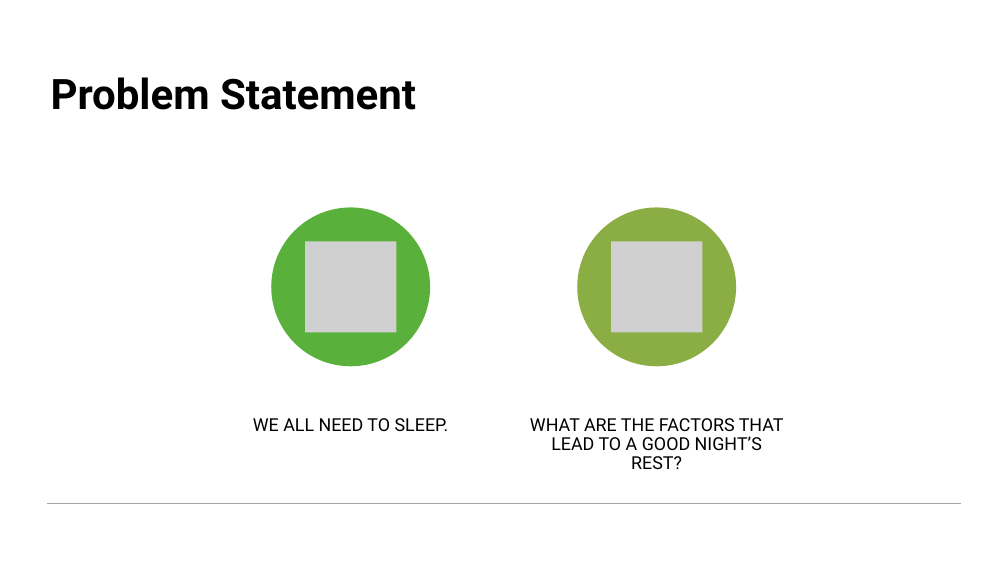
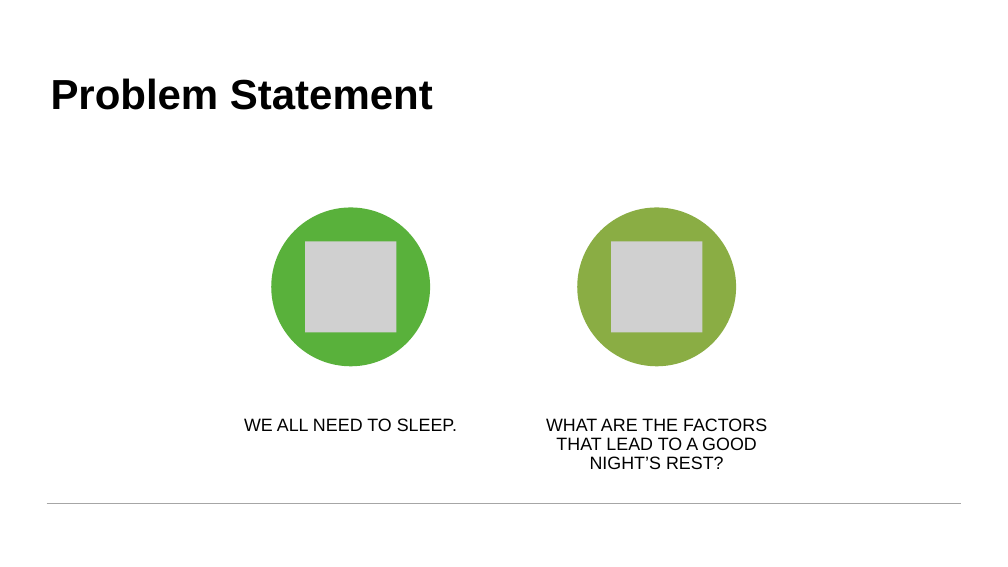
Before and after one commit to mark-earl/AML-PRJ3, a slide deck: slide 2 of deliverables/Presentation.pptx. Drawn at 1008x567 pixels with LibreOffice and Linux fonts; fonts in the diff are those of the drawing; grey boxes stand for pictures. Boxes give left, top, right and bottom in pixels: in the first picture for what was removed or moved away, otherwise in the second. Text is boxed around its words. In the diff, an @@ line names an element or a change of style, - is before the commit and + after.

```diff
--- a/deliverables/Presentation.pptx
+++ b/deliverables/Presentation.pptx
@@ title "Problem Statement" at <box>51,78,433,110</box>: font Roboto to Arial @@
@@ text "WE ALL NEED TO SLEEP." at <box>244,418,457,431</box>: font Roboto to Arial; less space between paragraphs @@
@@ text "WHAT ARE THE FACTORS THAT ..." at <box>546,418,767,469</box>: font Roboto to Arial; less space between paragraphs @@
```
Also in this commit, not shown: 8 other slides changed, 2 slides added, 2 slides removed.
